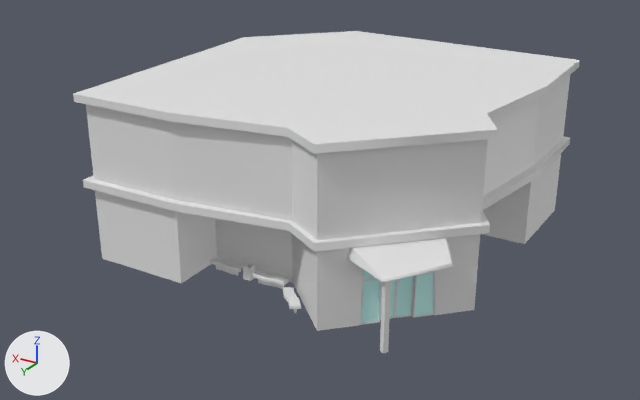
An edit to the FBX model Assets/Models/New/Gallery version 8.FBX, drawn before and after from the same camera.
Camera for both pictures: a 50 mm camera at (-16.6, 33.3, 20.8) aimed at (5.4, -3.4, 2.4). Arrows for +X, +Y and +Z are at lower left; the lights stay in place. Where no turn or scale is listed for an object, it has been applied to the vertices.

Names of what the first picture shows: 'Level 2', 'Level 2 Floor', 'Level 3 Floor', 'Outer Walls', 'Plane059', 'Plane062', 'Porch'.
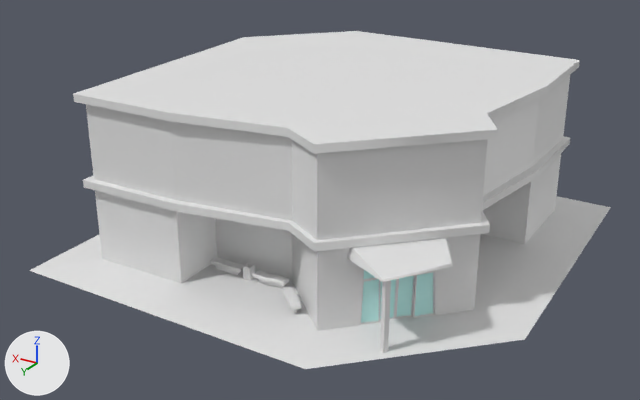
Changed parts and their boxes [x1, y1, x2, y2] in the pictures (640 x 400 px):
'Level 1 Floor', added
    after: [29, 196, 611, 369]

What changed in the scene script:
```text
Add me_mesh_004_1:
    me_mesh_004_1.from_pydata([(-11.8, -11.1, 0.3), (5.4, -11.2, 0.3), (11.4, -5.2, 0.3), (11.4, 12.0, 0.3), (-12.2, 5.4, 0.3), (-5.2, 12.3, 0.3), (-9.5, -8.9, 0.5), (4.3, -9.0, 0.5), (9.2, -4.1, 0.5), (9.2, 9.8, 0.5), (-9.9, 4.4, 0.5), (-4.2, 10.0, 0.5)], [], [(0, 1, 7, 6), (1, 2, 8, 7), (2, 3, 9, 8), (5, 11, 9, 3), (5, 4, 10, 11), (4, 0, 6, 10), (7, 8, 9, 11), (10, 6, 7, 11)])
Add ob_level_1_floor:
    ob_level_1_floor = bpy.data.objects.new('Level 1 Floor', me_mesh_004_1)
    ob_level_1_floor.location = (5.07, -5.37, -0.46)
```
